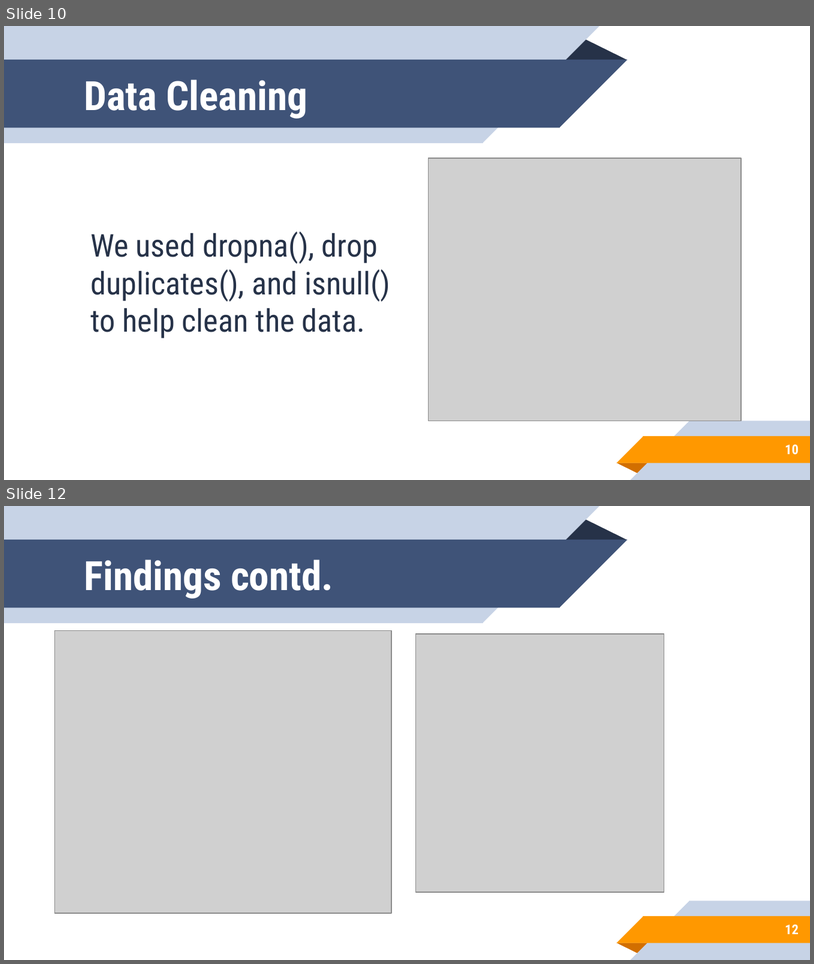
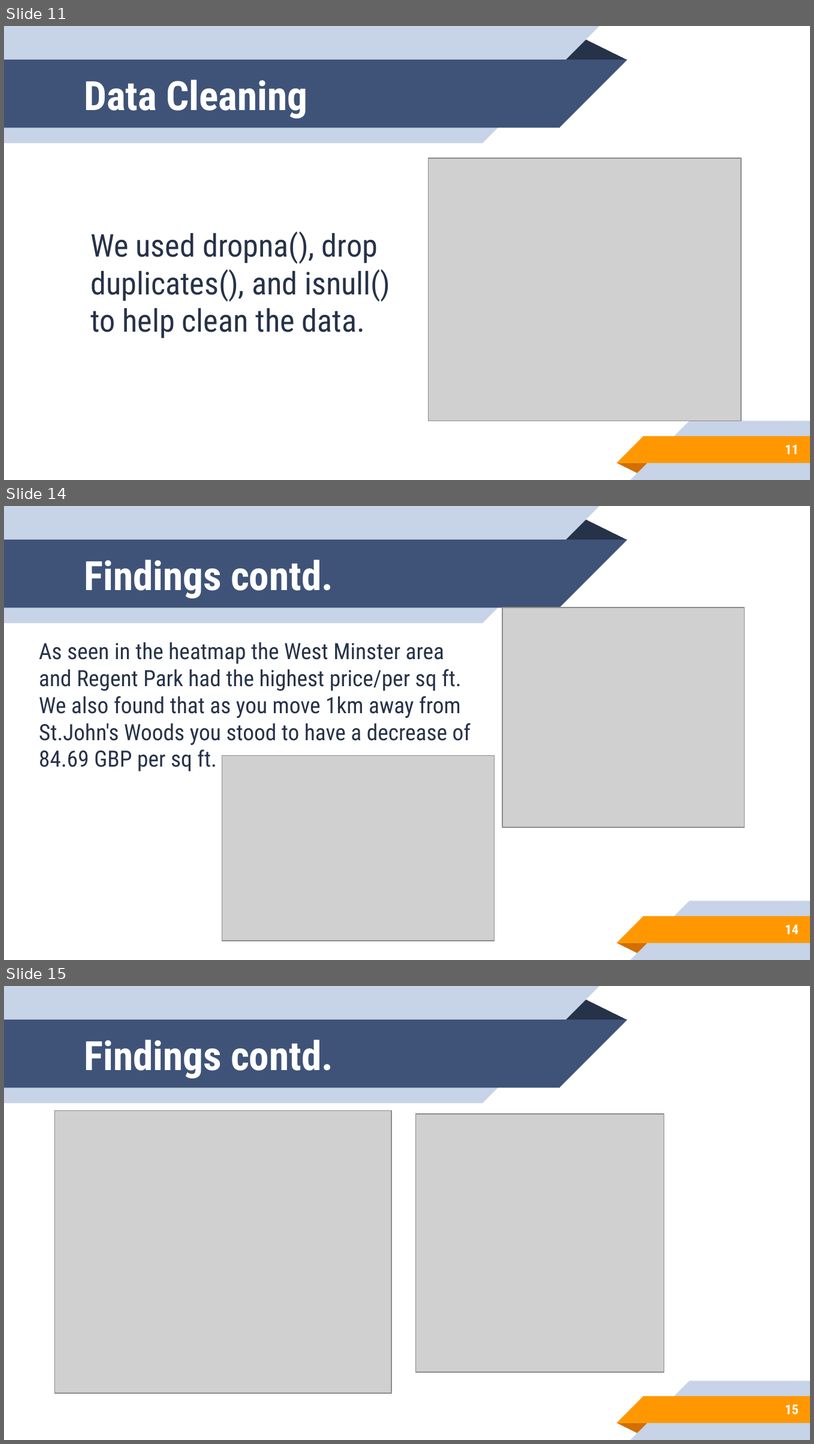
Before and after one commit to davidrodjen/TP03-RodJen-Pfeiffer-Saxen, a slide deck: TP03/TP04 Pfeiffer, Rodriguez-Jenkins, Saxen.pptx. Shown one above the other, each under a label of ours: slides 10 and 12 before the commit, slides 11, 14 and 15 after it; the slides between them are not shown. The pictures are 814x964 and 814x1444 pixels, drawn with LibreOffice and Linux fonts; fonts in the diff are those of the drawing; grey boxes stand for pictures; background and template pictures are left out. Boxes give left, top, right and bottom in pixels: in the first picture for what was removed or moved away, otherwise in the second. Text is boxed around its words. In the diff, an @@ line names an element or a change of style, - is before the commit and + after.

```diff
--- a/TP03/TP04 Pfeiffer, Rodriguez-Jenkins, Saxen.pptx
+++ b/TP03/TP04 Pfeiffer, Rodriguez-Jenkins, Saxen.pptx
@@ slide 14 added at (4, 506, 810, 960), background #FFFFFF; not listed: 10 template elements that a slide beside it also shows @@
@@ title added at (84, 559, 333, 598), 36 pt, text #FFFFFF, bold @@
+Findings contd.
@@ picture added at (503, 607, 744, 827) @@
@@ text added at (39, 642, 471, 771), 20 pt, text #263248 @@
+As seen in the heatmap the West Minster area and Regent Park had the highest price/per sq ft. We also found that as you move 1km away from St.John's Woods you stood to have a decrease of 84.69 GBP per sq ft.
@@ picture added at (222, 755, 495, 940) @@
@@ page number added at (785, 924, 799, 934), 12 pt, text #FFFFFF, bold @@
+14
@@ what was slide 10 is now slide 11 @@
@@ page number at (785, 444, 799, 454): text changed @@
-10
+11
@@ what was slide 12 is now slide 15 @@
@@ page number at (785, 1404, 799, 1414): text changed @@
-12
+15
```
Also in this commit, not shown: 6 slides changed, 2 other slides added, 1 other file.
